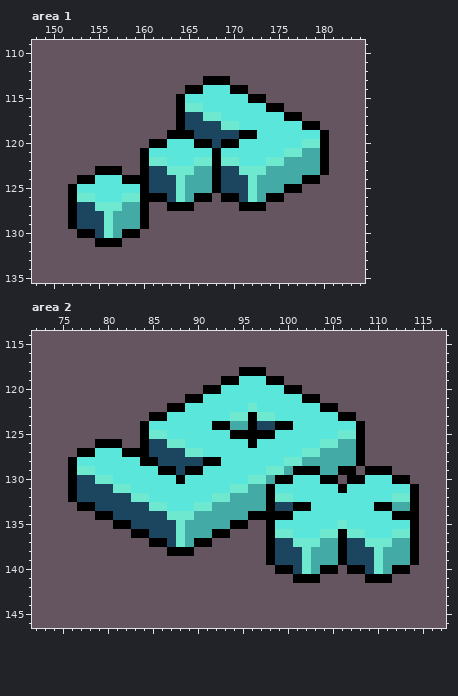
Pixel-art file: Assets/BattleSoup/Artwork/Effect.ase. That is the earlier state.
512x512 pixels, 1 frame. Colours within 5 levels of each other are drawn and written as one. Shown: area 1: x 148..184, y 109..135; area 2: x 72..117, y 114..146. The commit also changed other parts of the picture, which this record leaves out.
After:
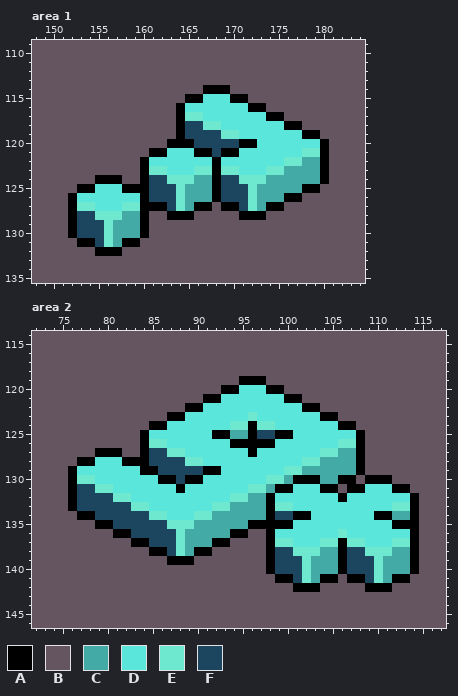
Palette (. is transparent): A #000000  B #655561  C #43aaa6  D #5ae6db  E #6ee9d0  F #1c4660
From old to new:
Changed rows in their new state; - is an unchanged pixel.
Area 1, layer "Main":
first column x 152:
113 ---------------BBB-----------
114 -------------BBAAABB---------
115 ------------BAA---AABB-------
116 -------------DD-----AABB-----
117 -------------EEDD-----AABB---
118 ---------------EEDD-----AABB-
119 -----------B-F---EEDD-----AAB
120 ---------BBAAAFF-FFAA-----DD-
121 --------BAA---AAFAA-----DDEE-
122 ---------DD---DD-DD---DDEE---
123 ---BBB---EEDDDEE-EEDDDEE-----
124 -BBAAABB---E-E-----E-E----CCA
125 BAA---AA----------------CCAA-
126 -DD---DD-FF---CCAFF---CCAA---
127 -EEDDDEE-AAFECAA-AAFECAA-----
128 ---E-E-----AAA-----AAA-------
130 AFF---CCA--------------------
131 -AAFECAA---------------------
132 ---AAA-----------------------
Area 2, layer "Main":
first column x 76:
118 -------------------BBB-----------------
119 -----------------BBAAABB---------------
120 ---------------BBAA---AABB-------------
121 -------------BBAA-------AABB-----------
122 -----------BBAA-----D-----AABB---------
123 ---------BBAA-----DDEDD-----AABB-------
124 --------BAA-----DDEE-EEDD-----AAB------
125 ---------DD-----AACC-FFAA-----DD-------
126 ---BBB---EEDD-----AA-AA-----DDEE-------
127 -BBAAABB---EEDD-----A-----DDEE---------
128 BAA---AA-F---EEDD-------DDEE-----------
129 -DD-----AAFF-FFAA-----DDEECC--CCABBB---
130 -EEDD-----AAFAA-----DDEECAAACCA-BAAABB-
131 ---EEDD-----A-----DDEECAA---AABAA---AAB
132 -----EEDD-------DDEE---DD-----A-----DD-
133 AFF----EEDD---DDEE-----EEDD-------DDEE-
134 -AAFF----EEDDDEE----CC-FFAA-------AACC-
135 ---AAFF----E-E----CCAA-AA-----D-----AA-
136 -----AAFF-------CCAA---DD---DDEDD---DD-
137 -------AAFF---CCAA-----EEDDDEE-EEDDDEE-
138 ---------AAFECAA---------E-E-----E-E---
139 -----------AAA-------------------------
140 ----------------------AFF---CCAFF---CCA
141 -----------------------AAFECAA-AAFECAA-
142 -------------------------AAA-----AAA---
